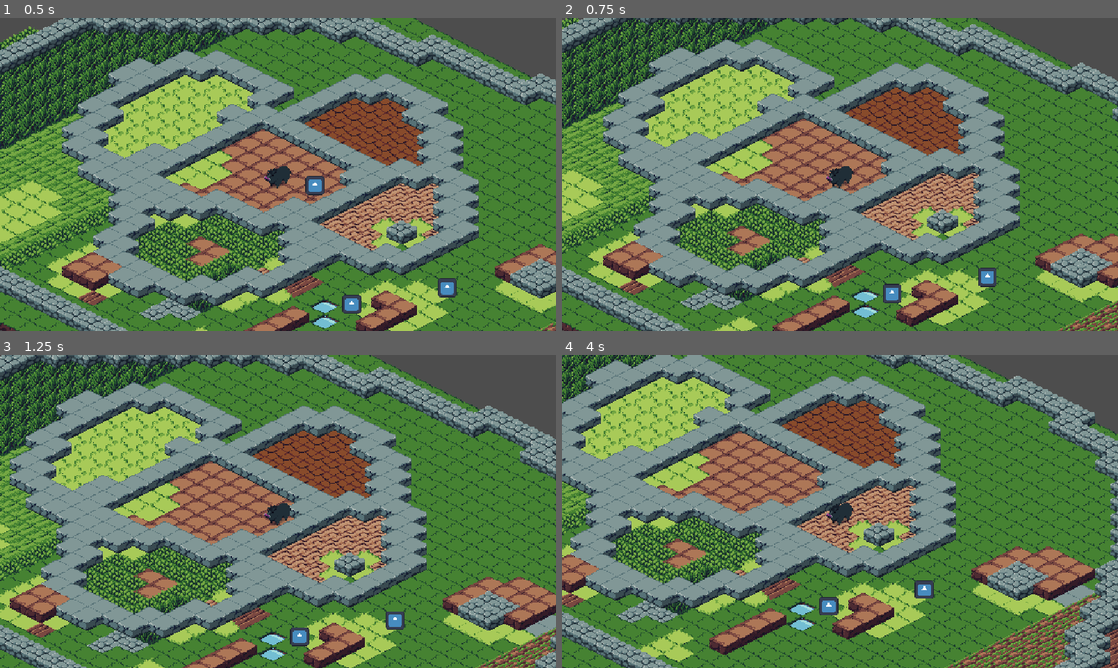
Above: before the commit, frames 1-4 (two rows, left to right).
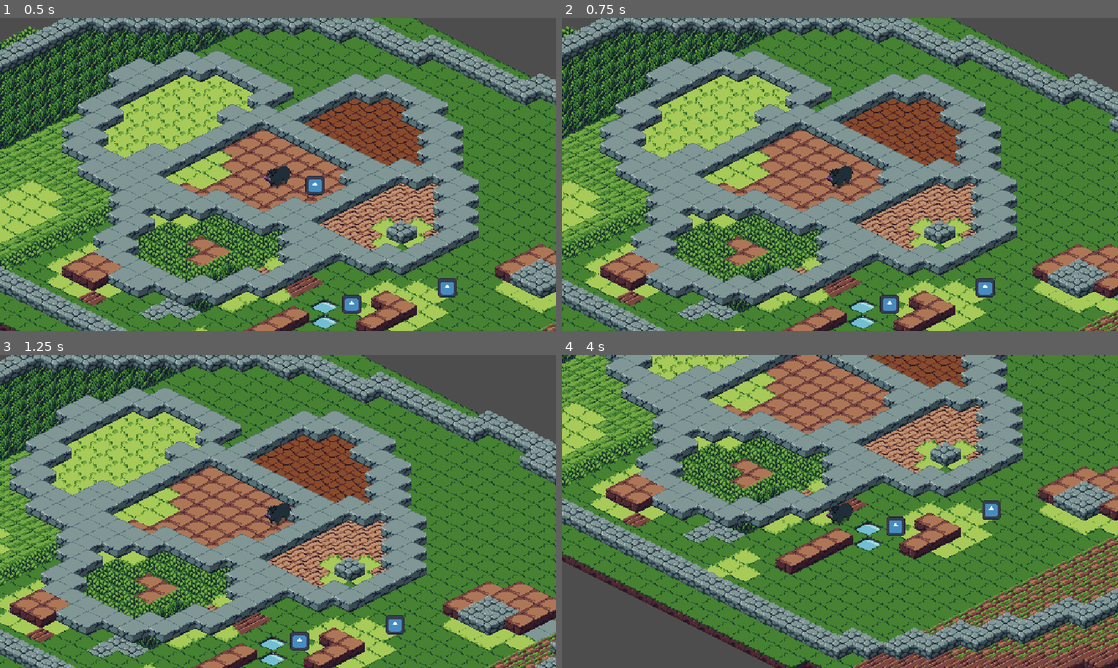
Above: after the commit, the same moments.

Repository: WatDuhHekBro/SGDA-Jam-S24
Game: Godot game, scene res://maps/test.tscn
Two runs of this game, one before a commit and one after it. Both use one fixed random seed, a clock stepped at 60 frames per second and the inputs below. The engine's default icon, where the game draws it, is replaced by a stand-in: a white triangle on a blue panel in a dark square.
Inputs:
- Up to frame 1 (0.5 s): no input
- Up to frame 2 (0.75 s): tap Enter at 0.5 s; hold Right (ui_right) from 0.53 s (still down); tap E (action-wallphase) at 0.6 s
- Up to frame 3 (1.25 s): keep holding Right (ui_right); tap R (action-timejump) at 0.77 s
- Up to frame 4 (4 s): release Right (ui_right) at 1.28 s; hold Down (ui_down) 1.28-2.03 s; tap F (action-wallrun) at 1.35, 2.85 s; tap R (action-timejump) at 1.52, 3.02, 3.77 s; hold Right (ui_right) 2.03-2.78 s; tap E (action-wallphase) at 2.1, 3.6 s; hold Up (ui_up) 2.78-3.53 s; hold Left (ui_left) from 3.53 s (still down)

Frame 1 is identical in both runs. In frame 2, 61% of the frame differs, in the area x 0-100%, y 0-100%; in frame 3, 49%; in frame 4, 82%.

Commit message:
player controllers with respect to camera

Diff:
--- a/objects/player.gd
+++ b/objects/player.gd
@@ -1,5 +1,6 @@
 extends CharacterBody2D
 
+const DirUtils = preload("res://objects/utils/directions.gd")
 
 const SPEED = 125.0
 const SPEED_WALLPHASE = 300.0
@@ -10,8 +11,7 @@
 var can_wallrun = false
 var can_timejump = false
 # moar vars
-enum WallphaseDirection {UP, DOWN, LEFT, RIGHT}
-var stored_direction = WallphaseDirection.RIGHT
+var stored_direction = DirUtils.Directions.ZERO
 var is_currently_wallphasing = false
 var is_currently_wallrunning = false
 # References
@@ -27,61 +27,19 @@
 		collision.set_deferred("disabled", true)
 
 		# Messy code, needs refactor
-		if stored_direction == WallphaseDirection.LEFT:
-			velocity.x = -1 * SPEED_WALLPHASE * ANGLE_X
-			velocity.y = -1 * SPEED_WALLPHASE * ANGLE_Y
-		elif stored_direction == WallphaseDirection.RIGHT:
-			velocity.x = SPEED_WALLPHASE * ANGLE_X
-			velocity.y = SPEED_WALLPHASE * ANGLE_Y
-		elif stored_direction == WallphaseDirection.DOWN:
-			velocity.x = -1 * SPEED_WALLPHASE * ANGLE_X
-			velocity.y = -1 * SPEED_WALLPHASE * -ANGLE_Y
-		elif stored_direction == WallphaseDirection.UP:
-			velocity.x = SPEED_WALLPHASE * ANGLE_X
-			velocity.y = SPEED_WALLPHASE * -ANGLE_Y
+		for dir in DirUtils.DIRECTIONS :
+			if stored_direction == dir:
+				velocity = DirUtils.dir_to_vec(dir) * SPEED_WALLPHASE
+				break;
 	else:
 		var direction_x = Input.get_axis("ui_left", "ui_right")
 		var direction_y = Input.get_axis("ui_down", "ui_up")
+		var rectangular_dir_vec = Vector2(direction_x, direction_y)
+		var iso_dir = DirUtils.rectangular_vec_to_dir(rectangular_dir_vec)
+		var iso_vec = DirUtils.dir_to_vec(iso_dir)
+		stored_direction = iso_dir
 
-		# Octodirectional movement
-		if direction_x && direction_y:
-			# Right + Up
-			if direction_x == 1 && direction_y == 1:
-				velocity.x = SPEED
-				velocity.y = move_toward(velocity.y, 0, SPEED)
-			# Left + Down
-			elif direction_x == -1 && direction_y == -1:
-				velocity.x = -SPEED
-				velocity.y = move_toward(velocity.y, 0, SPEED)
-			# Right + Down
-			elif direction_x == 1 && direction_y == -1:
-				velocity.x = move_toward(velocity.x, 0, SPEED)
-				velocity.y = SPEED
-			# Left + Up
-			elif direction_x == -1 && direction_y == 1:
-				velocity.x = move_toward(velocity.x, 0, SPEED)
-				velocity.y = -SPEED
-		# Horizontal only
-		elif direction_x:
-			velocity.x = direction_x * SPEED * ANGLE_X
-			velocity.y = direction_x * SPEED * ANGLE_Y
-
-			if direction_x < 0:
-				stored_direction = WallphaseDirection.LEFT
-			elif direction_x > 0:
-				stored_direction = WallphaseDirection.RIGHT
-		# Vertical only
-		elif direction_y:
-			velocity.x = direction_y * SPEED * ANGLE_X
-			velocity.y = direction_y * SPEED * -ANGLE_Y
-
-			if direction_y < 0:
-				stored_direction = WallphaseDirection.DOWN
-			elif direction_y > 0:
-				stored_direction = WallphaseDirection.UP
-		else:
-			velocity.x = move_toward(velocity.x, 0, SPEED)
-			velocity.y = move_toward(velocity.y, 0, SPEED)
+		velocity = iso_vec * SPEED
 
 		# Abilities/Actions
 		if wallphase_count > 0 && Input.is_action_just_released("action-wallphase"):
--- /dev/null
+++ b/objects/utils/directions.gd
@@ -0,0 +1,55 @@
+extends Node
+
+const isometric_angle = 27;
+
+enum Directions {
+    RIGHT = 0,
+    UP_RIGHT = isometric_angle,
+    UP = 90,
+    LEFT_UP = 180 - isometric_angle,
+    LEFT = 180,
+    DOWN_LEFT = 180 + isometric_angle,
+    DOWN = 270,
+    RIGHT_DOWN = 360 - isometric_angle,
+    ZERO = -1
+}
+
+static var DIRECTIONS = [
+    Directions.RIGHT,
+    Directions.UP_RIGHT,
+    Directions.UP,
+    Directions.LEFT_UP,
+    Directions.LEFT,
+    Directions.DOWN_LEFT,
+    Directions.DOWN,
+    Directions.RIGHT_DOWN
+]
+
+static func dir_to_vec(dir: Directions):
+    if dir == Directions.ZERO:
+        return Vector2(0, 0)
+    var angle = deg_to_rad(dir);
+    return Vector2(cos(angle), sin(angle))
+
+static func rectangular_vec_to_iso_vec(vec: Vector2):
+    return dir_to_vec(rectangular_vec_to_dir(vec))
+
+static func rectangular_vec_to_dir(vec_dir: Vector2):
+    if vec_dir.x == 0 and vec_dir.y == 0:
+        return Directions.ZERO
+    elif vec_dir.x > 0 and vec_dir.y == 0:
+        return Directions.RIGHT
+    elif vec_dir.x > 0 and vec_dir.y < 0:
+        return Directions.UP_RIGHT
+    elif vec_dir.x == 0 and vec_dir.y < 0:
+        return Directions.UP
+    elif vec_dir.x < 0 and vec_dir.y < 0:
+        return Directions.LEFT_UP
+    elif vec_dir.x < 0 and vec_dir.y == 0:
+        return Directions.LEFT
+    elif vec_dir.x < 0 and vec_dir.y > 0:
+        return Directions.DOWN_LEFT
+    elif vec_dir.x == 0 and vec_dir.y > 0:
+        return Directions.DOWN
+    else:
+        return Directions.RIGHT_DOWN
